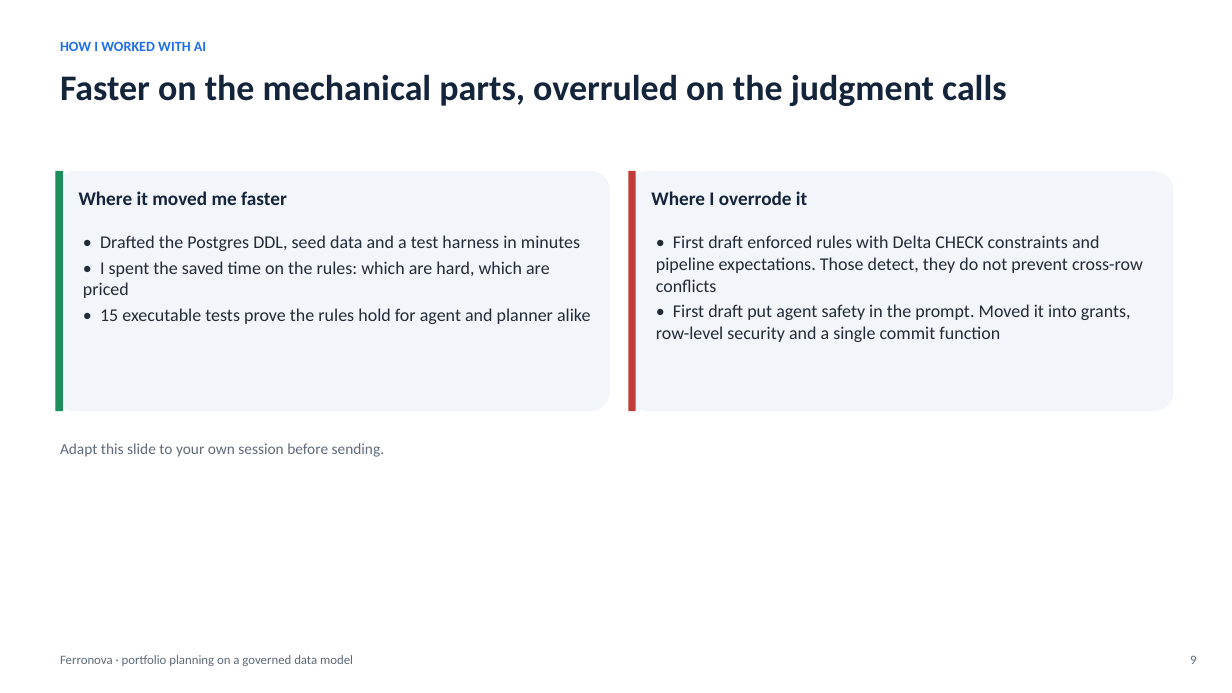
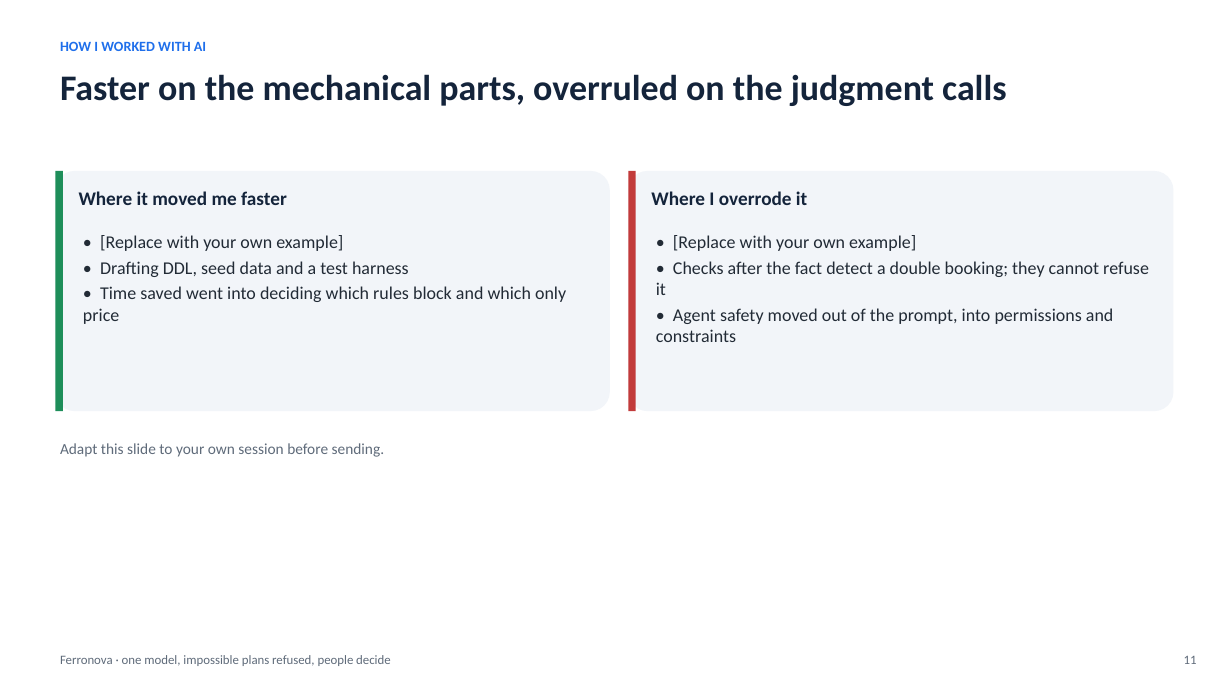
Before and after one commit to rpad300/ULTRA_IA_ASSISTANT, a slide deck: slide 11 of docs/ferronova-takehome/ferronova-pitch.pptx (slide 9 before the commit). Drawn at 1232x693 pixels with LibreOffice and Linux fonts; fonts in the diff are those of the drawing. Boxes give left, top, right and bottom in pixels: in the first picture for what was removed or moved away, otherwise in the second. Text is boxed around its words. In the diff, an @@ line names an element or a change of style, - is before the commit and + after.

```diff
--- a/docs/ferronova-takehome/ferronova-pitch.pptx
+++ b/docs/ferronova-takehome/ferronova-pitch.pptx
@@ text at (83, 235, 566, 324): text changed @@
-• Drafted the Postgres DDL, seed data and a test harness in minutes
-• I spent the saved time on the rules: which are hard, which are priced
-• 15 executable tests prove the rules hold for agent and planner alike
+• [Replace with your own example]
+• Drafting DDL, seed data and a test harness
+• Time saved went into deciding which rules block and which only price
@@ text at (656, 235, 1149, 342): text changed @@
-• First draft enforced rules with Delta CHECK constraints and pipeline expectations. Those detect, they do not prevent cross-row conflicts
-• First draft put agent safety in the prompt. Moved it into grants, row-level security and a single commit function
+• [Replace with your own example]
+• Checks after the fact detect a double booking; they cannot refuse it
+• Agent safety moved out of the prompt, into permissions and constraints
@@ text at (60, 655, 391, 666): text changed @@
-Ferronova · portfolio planning on a governed data model
+Ferronova · one model, impossible plans refused, people decide
@@ text at (1184, 656, 1197, 664): text changed @@
-9
+11
```
Also in this commit, not shown: 11 other slides changed, 4 slides added, 2 slides removed, 14 other files.
